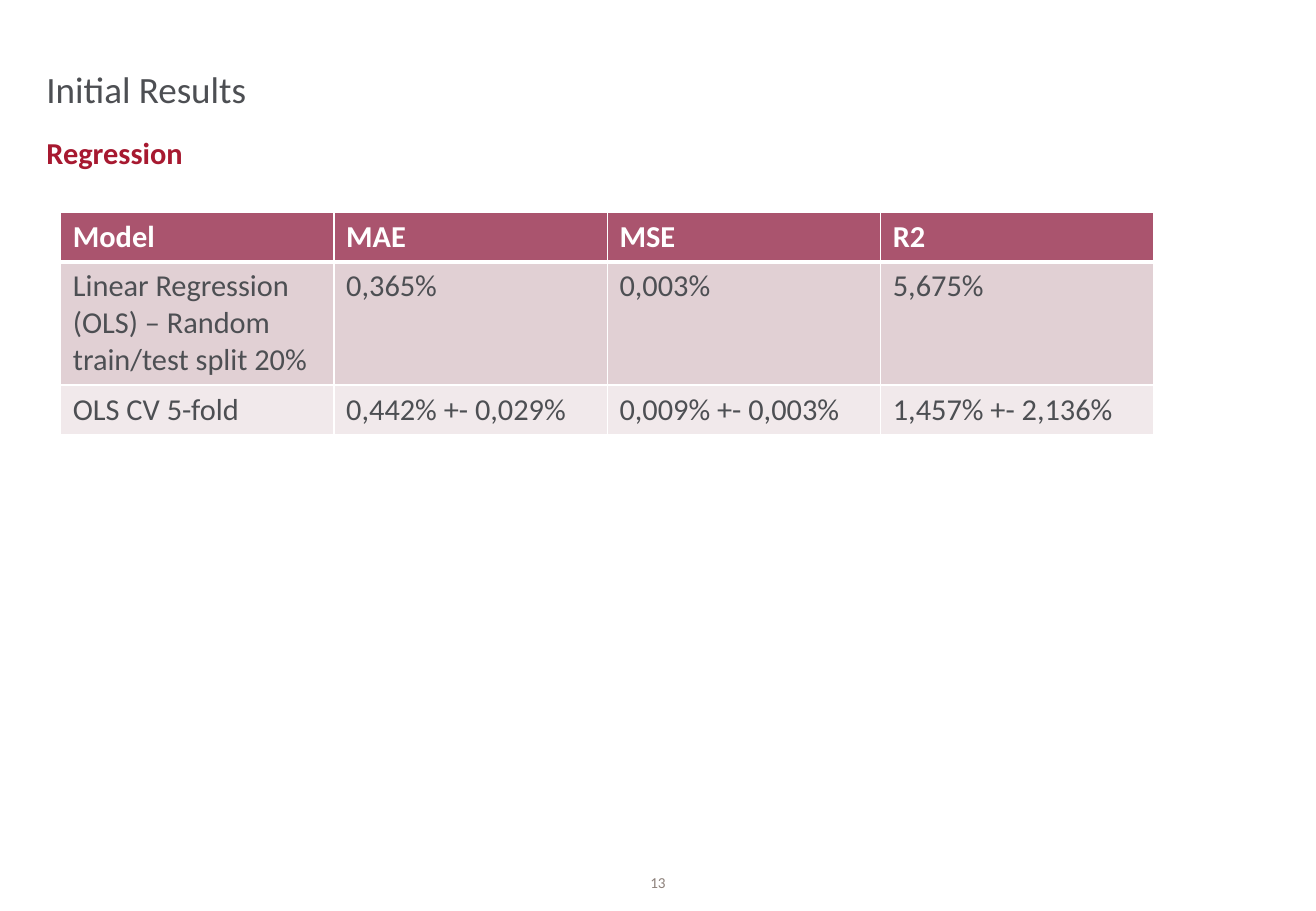
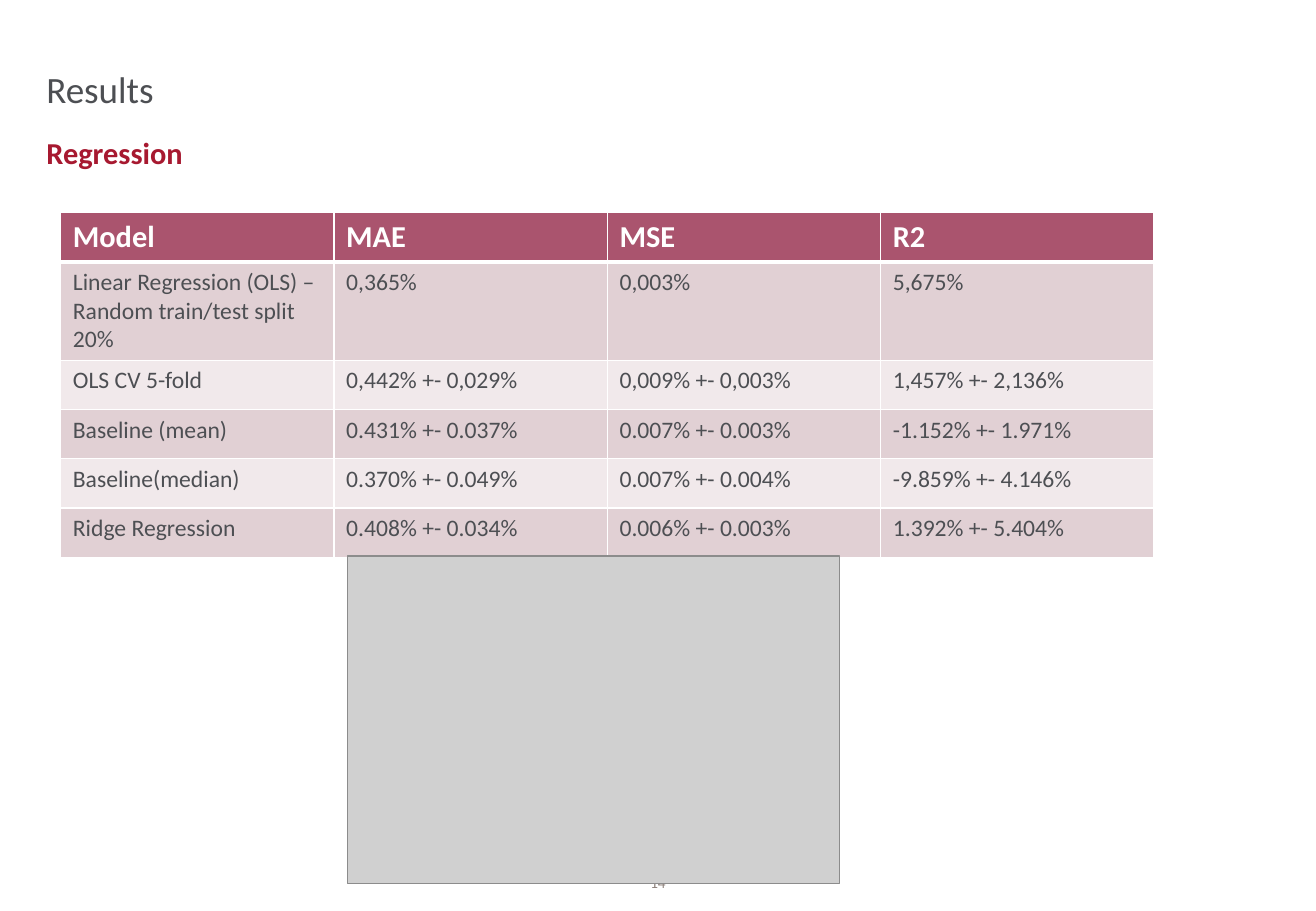
Before and after one commit to lbaligand/PMItest, a slide deck: slide 14 of Presentation.pptx (slide 13 before the commit). Drawn at 1316x911 pixels with LibreOffice and Linux fonts; fonts in the diff are those of the drawing; grey boxes stand for pictures. Boxes give left, top, right and bottom in pixels: in the first picture for what was removed or moved away, otherwise in the second. Text is boxed around its words. In the diff, an @@ line names an element or a change of style, - is before the commit and + after.

```diff
--- a/Presentation.pptx
+++ b/Presentation.pptx
@@ title at (46,77,153,104): text changed @@
-Initial Results
+Results
@@ table at (61,213,1154,557) @@
+row 4: Baseline (mean) | 0.431% +- 0.037% | 0.007% +- 0.003% | -1.152% +- 1.971%
+row 5: Baseline(median) | 0.370% +- 0.049% | 0.007% +- 0.004% | -9.859% +- 4.146%
+row 6: Ridge Regression | 0.408% +- 0.034% | 0.006% +- 0.003% | 1.392% +- 5.404%
@@ picture added at (348,557,840,885) @@
@@ page number at (650,883,665,893): text changed @@
-13
+14
```
Also in this commit, not shown: 6 other slides changed, 4 slides added, 4 slides removed.
